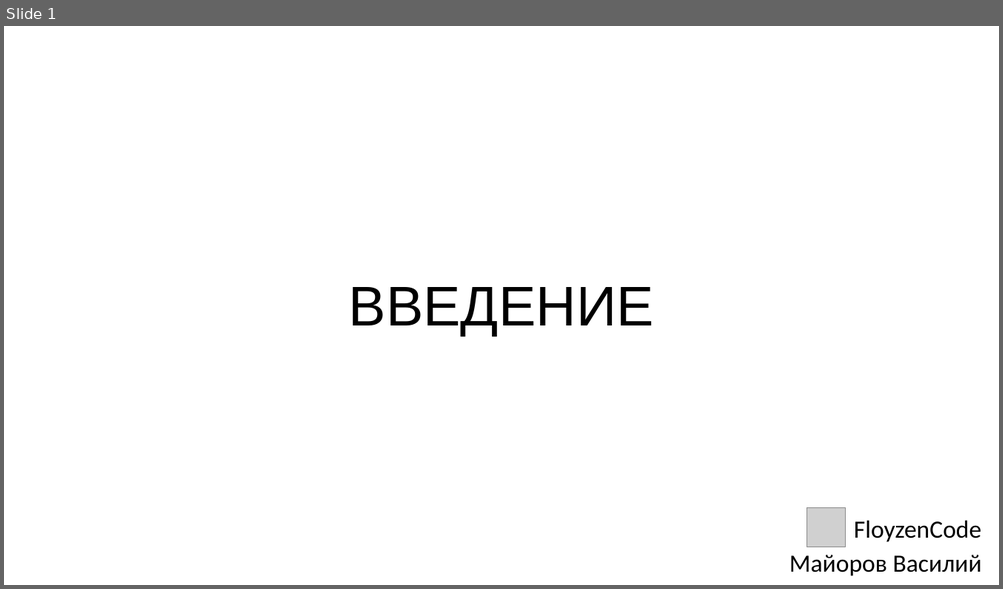
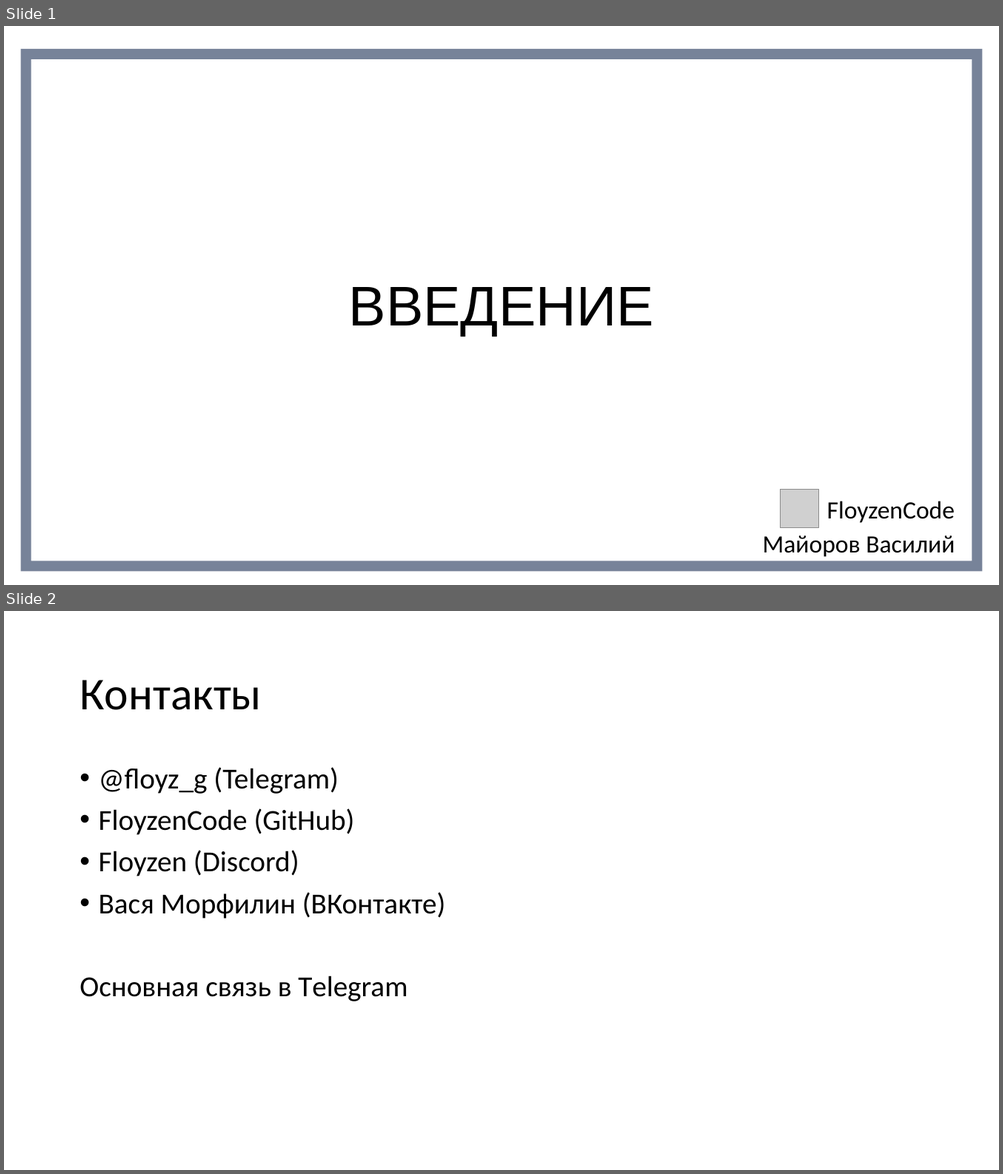
Before and after one commit to FloyzenCode/cpp-lectures, a slide deck: lecture1/lecture1.pptx. Shown one above the other, each under a label of ours: slide 1 before the commit, slides 1 and 2 after it. The pictures are 1003x589 and 1003x1174 pixels, drawn with LibreOffice and Linux fonts; fonts in the diff are those of the drawing; grey boxes stand for pictures. Boxes give left, top, right and bottom in pixels: in the first picture for what was removed or moved away, otherwise in the second. Text is boxed around its words. In the diff, an @@ line names an element or a change of style, - is before the commit and + after.

```diff
--- a/lecture1/lecture1.pptx
+++ b/lecture1/lecture1.pptx
@@ slide 2 added at box(4, 611, 999, 1170), background #FFFFFF @@
@@ title added at box(79, 680, 262, 710), 44 pt, text #000000 @@
+Контакты
@@ text added at box(79, 767, 446, 1002), 28 pt, text #000000 @@
+• @floyz_g (Telegram)
+• FloyzenCode (GitHub)
+• Floyzen (Discord)
+• Вася Морфилин (ВКонтакте)
+Основная связь в Telegram
@@ slide 1 changed as well @@
@@ rectangle added at box(25, 54, 977, 567), outline #1E3256 10 pt @@
@@ 1 picture, 1 text, 1 subtitle: place and size @@
-1 picture, 1 text, 1 subtitle at box(789, 508, 982, 577)
+1 picture, 1 text, 1 subtitle at box(762, 489, 954, 557)
```
Also in this commit, not shown: 49 other slides added, 1 slide removed, 14 other files.
